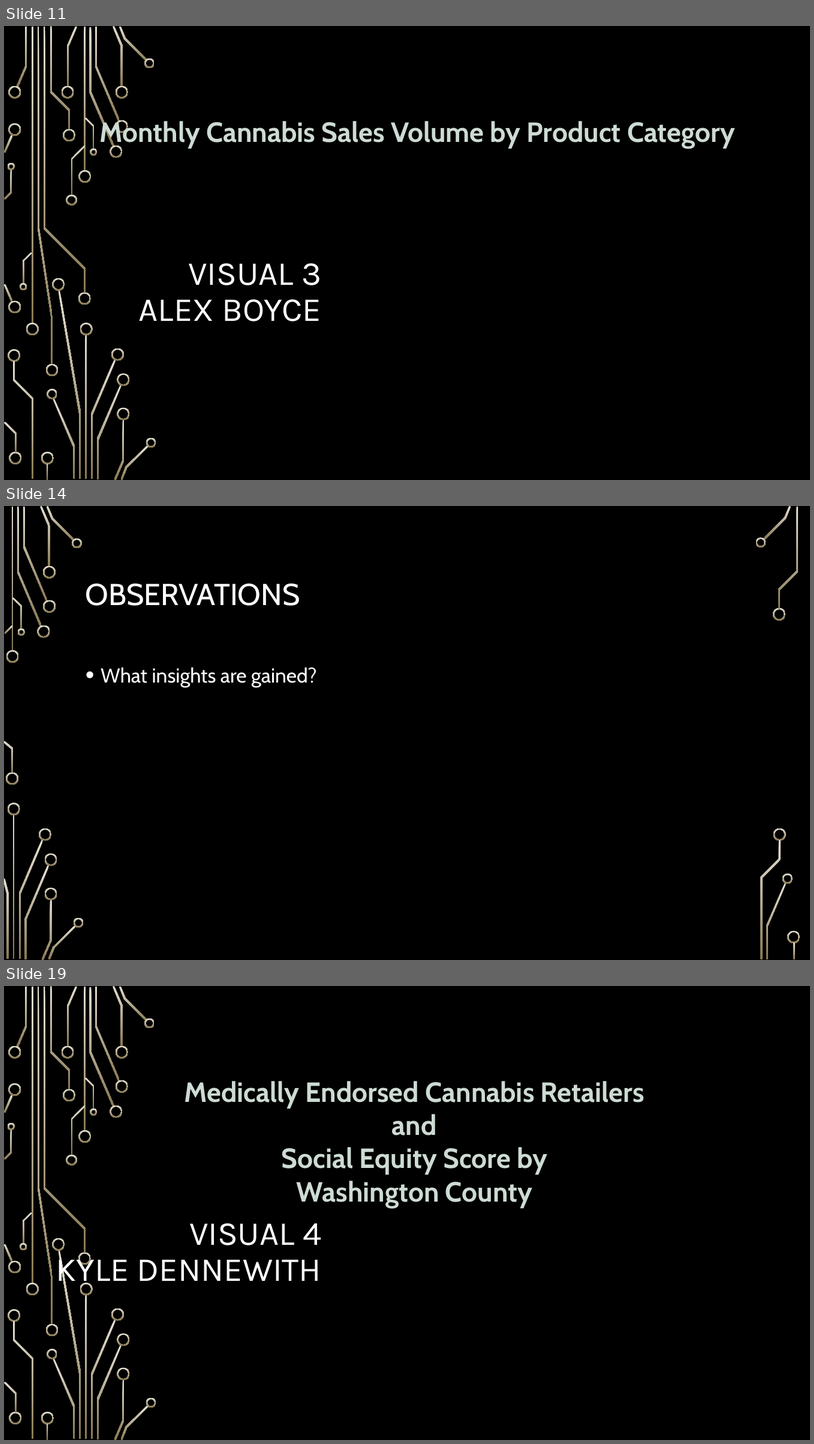
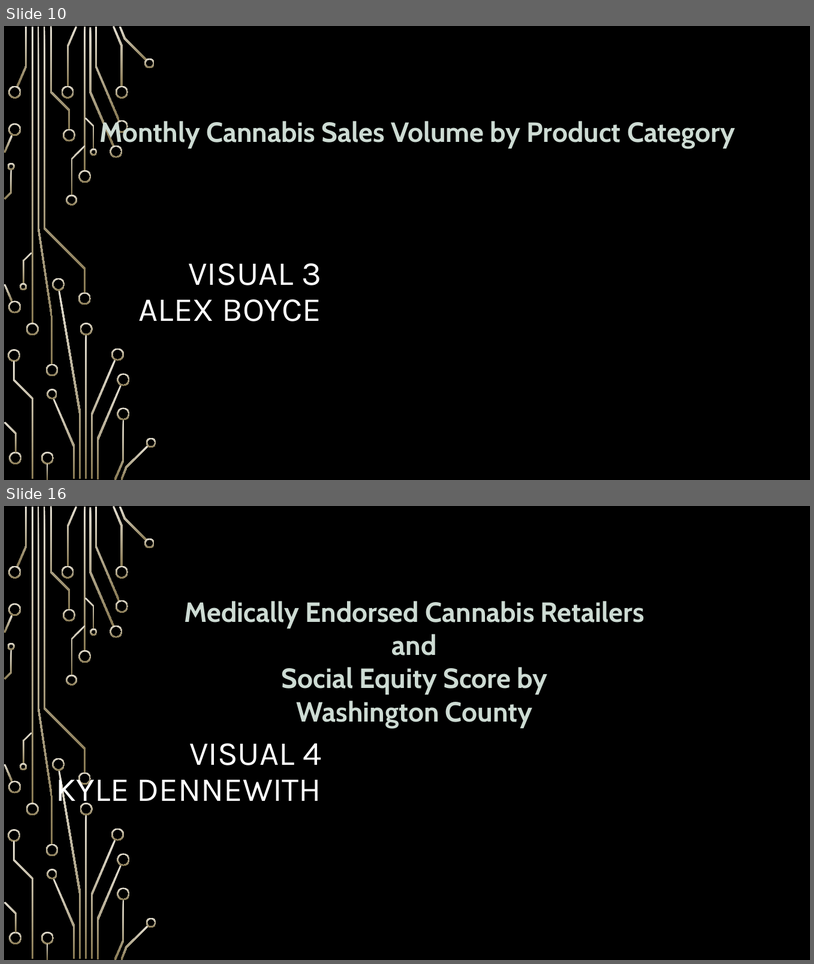
Before and after one commit to nood-leog/CS445-Group, a slide deck: Final Presentation Slides.pptx. Shown one above the other, each under a label of ours: slides 11, 14 and 19 before the commit, slides 10 and 16 after it; the slides between them are not shown. The pictures are 814x1444 and 814x964 pixels, drawn with LibreOffice and Linux fonts; fonts in the diff are those of the drawing; background and template pictures are left out. Boxes give left, top, right and bottom in pixels: in the first picture for what was removed or moved away, otherwise in the second. Text is boxed around its words. In the diff, an @@ line names an element or a change of style, - is before the commit and + after.

```diff
--- a/Final Presentation Slides.pptx
+++ b/Final Presentation Slides.pptx
@@ slide 14 removed at [4,506,810,960], background picture (left out) @@
@@ title removed at [86,583,300,606] @@
-OBSERVATIONS
@@ text removed at [101,667,317,687] @@
-• What insights are gained?
@@ group removed at [4,506,801,960]: 33 freeform shapes, 3 rectangles @@
@@ what was slide 11 is now slide 10 @@
@@ what was slide 19 is now slide 16 @@
```
Also in this commit, not shown: 6 slides changed, 4 slides added, 6 other slides removed, 3 other files.
